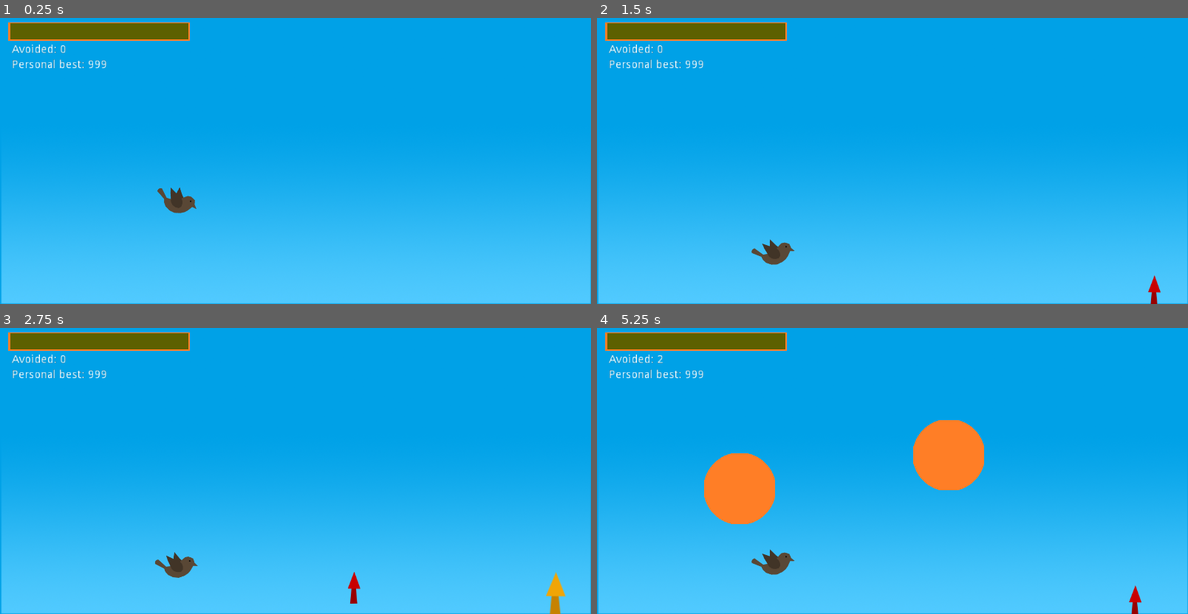
Above: before the commit, frames 1-4 (two rows, left to right).
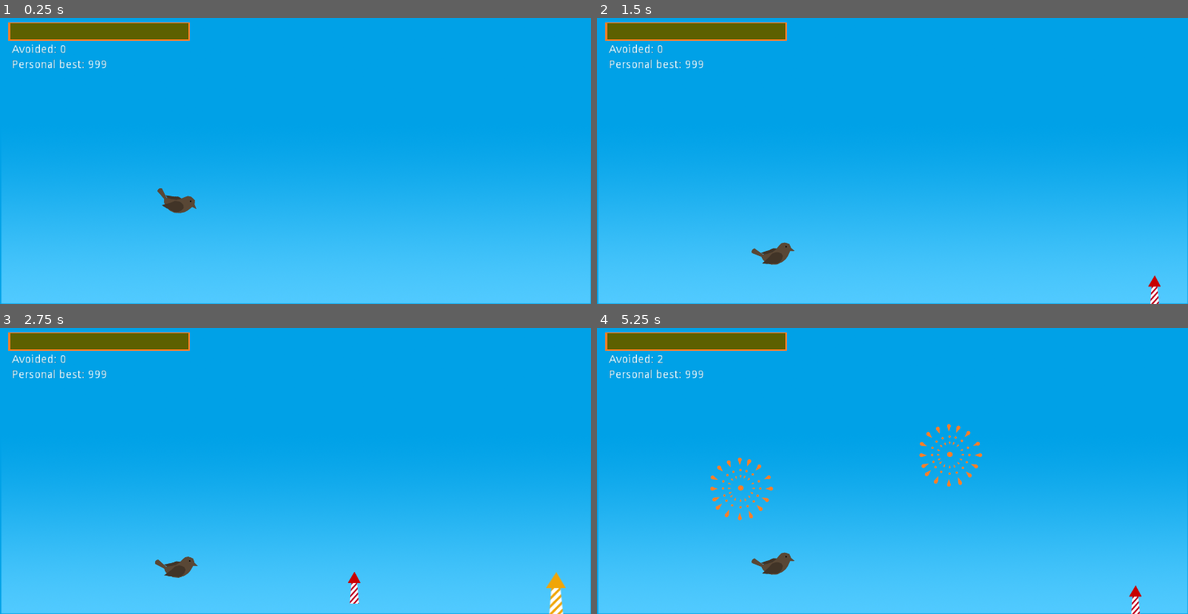
Above: after the commit, the same moments.

Repository: cuadrakev/Mint-Griffon-Game
Game: Godot game, scene res://scenes/Game.tscn
The game is run twice, just before and just after one commit, with the same random seed, the same clock (stepped at 60 frames per second) and the same inputs.
Inputs (mouse positions are in pixels of both pictures, inside the frame that each line leads up to):
- Up to frame 1 (0.25 s): no input
- Up to frame 2 (1.5 s): move the mouse to (1022, 146) at 0.52 s; click (1022, 146) at 0.67 s; tap Enter at 1.25 s; move the mouse to (774, 175) at 1.27 s; click (774, 175) at 1.42 s
- Up to frame 3 (2.75 s): move the mouse to (354, 408) at 2.02 s; click (354, 408) at 2.17 s
- Up to frame 4 (5.25 s): move the mouse to (862, 528) at 2.77 s; click (862, 528) at 2.92 s; move the mouse to (1069, 513) at 3.52 s; click (1069, 513) at 3.67 s; move the mouse to (715, 428) at 4.27 s; click (715, 428) at 4.42 s; move the mouse to (922, 471) at 5.02 s; click (922, 471) at 5.17 s

The runs differ from the first frame. In frame 1, less than 0.1% of the frame differs, in the area x 27-32%, y 59-67%; in frame 2, 0.2%; in frame 3, 0.5%; in frame 4, 4.8%, in the area x 18-93%, y 32-100%.

Commit message:
Add sprites to project

Diff:
--- a/objects/BirdPlayer.tscn
+++ b/objects/BirdPlayer.tscn
@@ -11,6 +11,9 @@
 
 [node name="BirdSprite" type="AnimatedSprite" parent="."]
 frames = ExtResource( 1 )
+animation = "sparrow"
+frame = 5
+playing = true
 
 [node name="CollisionShape2D" type="CollisionShape2D" parent="."]
 position = Vector2( 9, 7 )
--- a/project.godot
+++ b/project.godot
@@ -7,16 +7,6 @@
 ;   param=value ; assign values to parameters
 
 config_version=4
-
-_global_script_classes=[ {
-"base": "KinematicBody2D",
-"class": "BirdPlayer",
-"language": "GDScript",
-"path": "res://scripts/Player.gd"
-} ]
-_global_script_class_icons={
-"BirdPlayer": ""
-}
 
 [application]
 
--- a/scenes/BirdSprites.tres
+++ b/scenes/BirdSprites.tres
@@ -1,15 +1,24 @@
-[gd_resource type="SpriteFrames" load_steps=6 format=2]
+[gd_resource type="SpriteFrames" load_steps=10 format=2]
 
 [ext_resource path="res://sprites/birds/sparrow/sparrow2.png" type="Texture" id=1]
 [ext_resource path="res://sprites/birds/sparrow/sparrow1.png" type="Texture" id=2]
 [ext_resource path="res://sprites/birds/sparrow/sparrow3.png" type="Texture" id=3]
 [ext_resource path="res://sprites/birds/sparrow/sparrow4.png" type="Texture" id=4]
 [ext_resource path="res://sprites/birds/sparrow/sparrow5.png" type="Texture" id=5]
+[ext_resource path="res://sprites/birds/dove/dove1.png" type="Texture" id=6]
+[ext_resource path="res://sprites/birds/dove/dove2.png" type="Texture" id=7]
+[ext_resource path="res://sprites/birds/dove/dove4.png" type="Texture" id=8]
+[ext_resource path="res://sprites/birds/dove/dove3.png" type="Texture" id=9]
 
 [resource]
 animations = [ {
+"frames": [ ExtResource( 6 ), ExtResource( 7 ), ExtResource( 9 ), ExtResource( 8 ), ExtResource( 9 ), ExtResource( 7 ), ExtResource( 6 ) ],
+"loop": true,
+"name": "dove",
+"speed": 5.0
+}, {
 "frames": [ ExtResource( 2 ), ExtResource( 1 ), ExtResource( 3 ), ExtResource( 4 ), ExtResource( 5 ), ExtResource( 4 ), ExtResource( 3 ), ExtResource( 1 ), ExtResource( 2 ) ],
 "loop": true,
-"name": "default",
+"name": "sparrow",
 "speed": 15.0
 } ]
--- a/scenes/FireworksNode.tscn
+++ b/scenes/FireworksNode.tscn
@@ -1,7 +1,7 @@
 [gd_scene load_steps=6 format=2]
 
-[ext_resource path="res://sprites/fireworks/orange_fw.png" type="Texture" id=1]
-[ext_resource path="res://sprites/fireworks/circle.png" type="Texture" id=2]
+[ext_resource path="res://sprites/fireworks/orange_circle/circle.png" type="Texture" id=1]
+[ext_resource path="res://sprites/fireworks/orange_circle/orange.png" type="Texture" id=2]
 [ext_resource path="res://scripts/moving_expl.gd" type="Script" id=3]
 [ext_resource path="res://scripts/FireworksNode.gd" type="Script" id=4]
 
@@ -14,7 +14,7 @@
 
 [node name="Sprite" type="Sprite" parent="."]
 position = Vector2( 0, 16 )
-texture = ExtResource( 1 )
+texture = ExtResource( 2 )
 
 [node name="Explosion" type="Node2D" parent="."]
 visible = false
@@ -26,7 +26,7 @@
 
 [node name="Sprite" type="Sprite" parent="Explosion/Area2D"]
 scale = Vector2( 0.8, 0.8 )
-texture = ExtResource( 2 )
+texture = ExtResource( 1 )
 
 [node name="CollisionShape2D" type="CollisionShape2D" parent="Explosion/Area2D"]
 scale = Vector2( 8, 8 )
--- a/scenes/Game.tscn
+++ b/scenes/Game.tscn
@@ -7,6 +7,7 @@
 [ext_resource path="res://scripts/Avoided.gd" type="Script" id=11]
 [ext_resource path="res://sprites/bar_outline.png" type="Texture" id=13]
 [ext_resource path="res://theme.tres" type="Theme" id=15]
+[ext_resource path="res://sprites/background/night.png" type="Texture" id=16]
 
 [node name="Scene" type="Node2D"]
 script = ExtResource( 1 )
@@ -62,6 +63,11 @@
 texture = ExtResource( 5 )
 offset = Vector2( 370, 180 )
 
+[node name="Sprite2" type="Sprite" parent="ParallaxBackground/ParallaxLayer"]
+visible = false
+texture = ExtResource( 16 )
+offset = Vector2( 370, 180 )
+
 [node name="ParallaxLayer2" type="ParallaxLayer" parent="ParallaxBackground"]
 
 [node name="Sprite" type="Sprite" parent="ParallaxBackground/ParallaxLayer2"]
--- a/scenes/PurpleFwNode.tscn
+++ b/scenes/PurpleFwNode.tscn
@@ -1,7 +1,7 @@
 [gd_scene load_steps=6 format=2]
 
-[ext_resource path="res://sprites/fireworks/red_circle.png" type="Texture" id=1]
-[ext_resource path="res://sprites/fireworks/red_fw.png" type="Texture" id=2]
+[ext_resource path="res://sprites/fireworks/red_circle/red.png" type="Texture" id=1]
+[ext_resource path="res://sprites/fireworks/red_circle/red_circle.png" type="Texture" id=2]
 [ext_resource path="res://scripts/moving_expl.gd" type="Script" id=3]
 [ext_resource path="res://scripts/FireworksNode.gd" type="Script" id=4]
 
@@ -15,7 +15,7 @@
 [node name="Sprite" type="Sprite" parent="."]
 position = Vector2( -2.38419e-07, 24.25 )
 scale = Vector2( 0.64, 0.710526 )
-texture = ExtResource( 2 )
+texture = ExtResource( 1 )
 
 [node name="Explosion" type="Node2D" parent="."]
 visible = false
@@ -27,7 +27,7 @@
 
 [node name="Sprite" type="Sprite" parent="Explosion/Area2D"]
 scale = Vector2( 0.5, 0.5 )
-texture = ExtResource( 1 )
+texture = ExtResource( 2 )
 
 [node name="CollisionShape2D" type="CollisionShape2D" parent="Explosion/Area2D"]
 scale = Vector2( 4.8, 4.8 )
Not shown: 1 places in scenes/Game.tscn that only renumber resources
Binary file added: sprites/background/night.png
Not shown, added: sprites/background/night.png.import
Binary file added: sprites/birds/dove/dove1.png
Not shown, added: sprites/birds/dove/dove1.png.import
Binary file added: sprites/birds/dove/dove2.png
Not shown, added: sprites/birds/dove/dove2.png.import
Binary file added: sprites/birds/dove/dove3.png
Not shown, added: sprites/birds/dove/dove3.png.import
Binary file added: sprites/birds/dove/dove4.png
Not shown, added: sprites/birds/dove/dove4.png.import
Binary file added: sprites/fireworks/orange_circle/circle.png
(and 7 more such lines)
